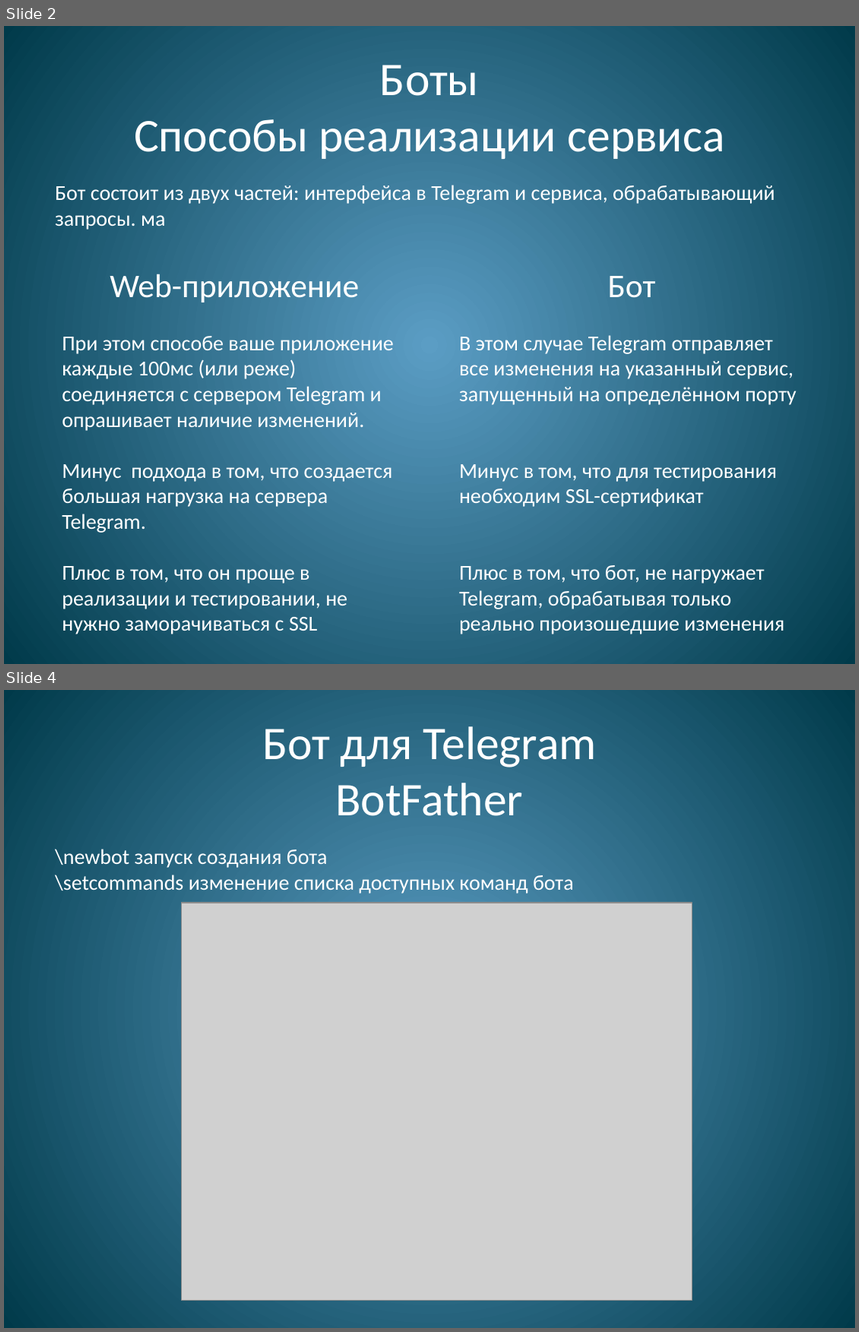
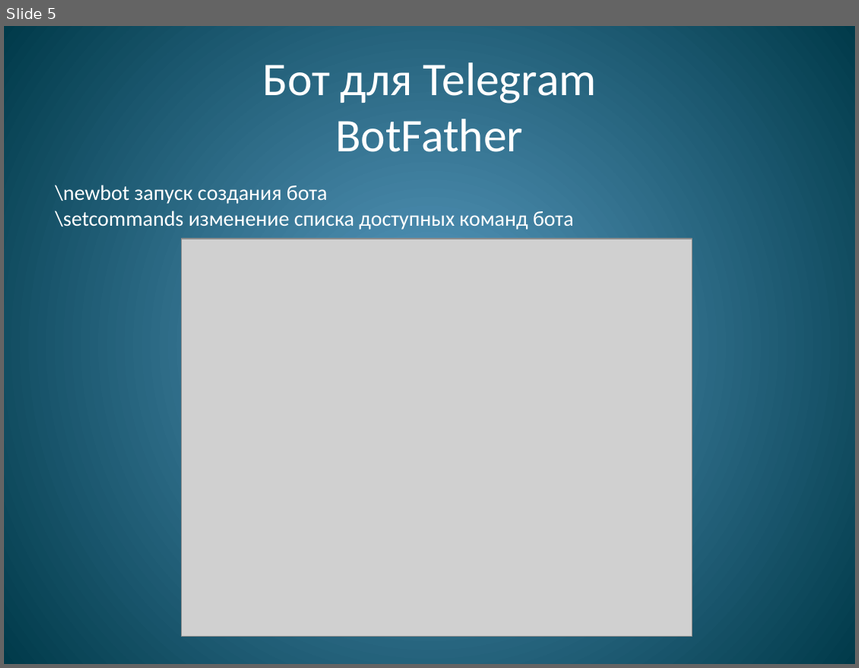
Before and after one commit to WrMax/TelegramDemo, a slide deck: Bot.pptx. Shown one above the other, each under a label of ours: slides 2 and 4 before the commit, slide 5 after it; the slides between them are not shown. The pictures are 859x1332 and 859x668 pixels, drawn with LibreOffice and Linux fonts; fonts in the diff are those of the drawing; grey boxes stand for pictures. Boxes give left, top, right and bottom in pixels: in the first picture for what was removed or moved away, otherwise in the second. Text is boxed around its words. In the diff, an @@ line names an element or a change of style, - is before the commit and + after.

```diff
--- a/Bot.pptx
+++ b/Bot.pptx
@@ slide 2 removed at <box>4,26,855,664</box>, background gradient #5C9CC4 to #003B4B @@
@@ title removed at <box>134,65,724,159</box> @@
-Боты
-Способы реализации сервиса
@@ text removed at <box>55,185,775,230</box> @@
-Бот состоит из двух частей: интерфейса в Telegram и сервиса, обрабатывающий запросы. ма
@@ text removed at <box>62,275,394,635</box> @@
-Web-приложение
-При этом способе ваше приложение каждые 100мс (или реже) соединяется с сервером Telegram и опрашивает наличие изменений.
-Минус подхода в том, что создается большая нагрузка на сервера Telegram.
-Плюс в том, что он проще в реализации и тестировании, не нужно заморачиваться с SSL
@@ text removed at <box>459,276,797,635</box> @@
-Бот
-В этом случае Telegram отправляет все изменения на указанный сервис, запущенный на определённом порту
-Минус в том, что для тестирования необходим SSL-сертификат
-Плюс в том, что бот, не нагружает Telegram, обрабатывая только реально произошедшие изменения
@@ what was slide 4 is now slide 5 @@
```
Also in this commit, not shown: 8 slides changed, 3 slides added, 1 other slide removed, 1 other file.
